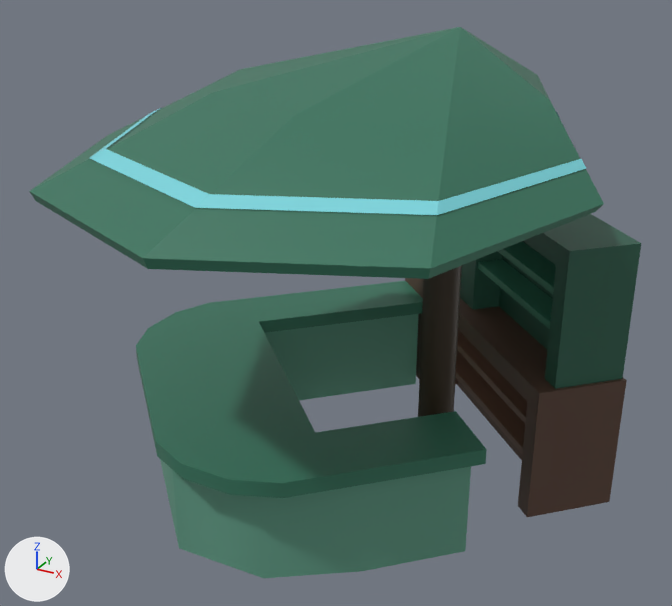
Renders of the FBX model Assets/Models/Crossing/Crossing_Buildings/Individual_Buildings/Foodstand_05.fbx from each side of a commit.
Camera for both pictures: a camera (50 mm lens) standing at (1.3553, 0.0648, 0.1258) and looking at (1.2653, 0.2284, 0.044). Every picture has the same lights, and +X, +Y and +Z are marked at lower left. Where no turn or scale is listed for an object, it has been applied to the vertices.

Objects in the first picture: 'Foodstand_05'.
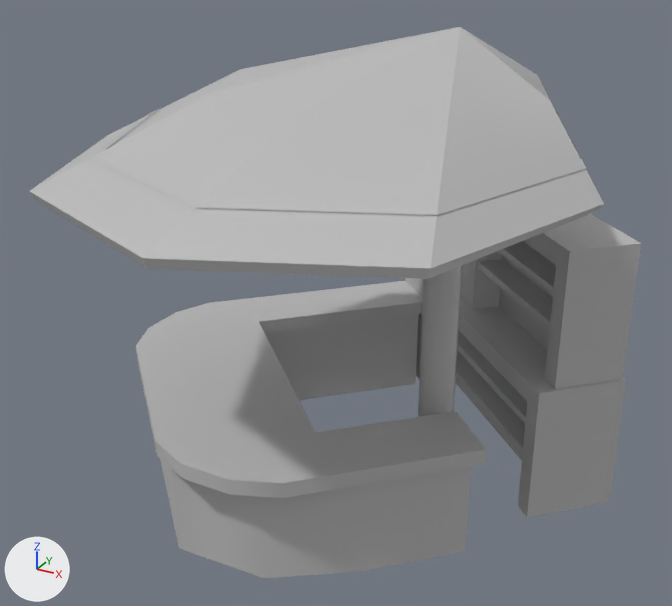
Changed parts and their boxes (x1, y1, x2, y2) in the pictures (672 x 606 px):
part 1 of me_mesh, recoloured (green to grey)
    both: (29, 27, 641, 578)
part 2 of me_mesh, recoloured (cyan to grey)
    both: (90, 108, 586, 215)

Edits to the bpy script that builds the scene:
```text
Add mat_environment_02:
    mat_environment_02 = principled_material('Environment_02')
    mat_environment_02.base_color = (0.5, 0.5, 0.5)  # grey #bcbcbc
Change me_mesh:
    where me_mesh.from_pydata(...)  # 194 vertices, 198 faces; spans x -0.0576..0.0576, y -0.0727..0.0727, z -0.0524..0.0524
    used by ob_foodstand_05; location = (1.2674, 0.233, 0.0509)
    me_mesh part 1: all 182 faces that had it switch from mat_flatcolorbase2 (picture img_plaza_03_diffuse_jpg) to mat_environment_02 (grey #bcbcbc)
    me_mesh part 2: all 16 faces that had it switch from mat_light_illuminate2 (picture img_lights_jpg) to mat_environment_02 (grey #bcbcbc)
```
